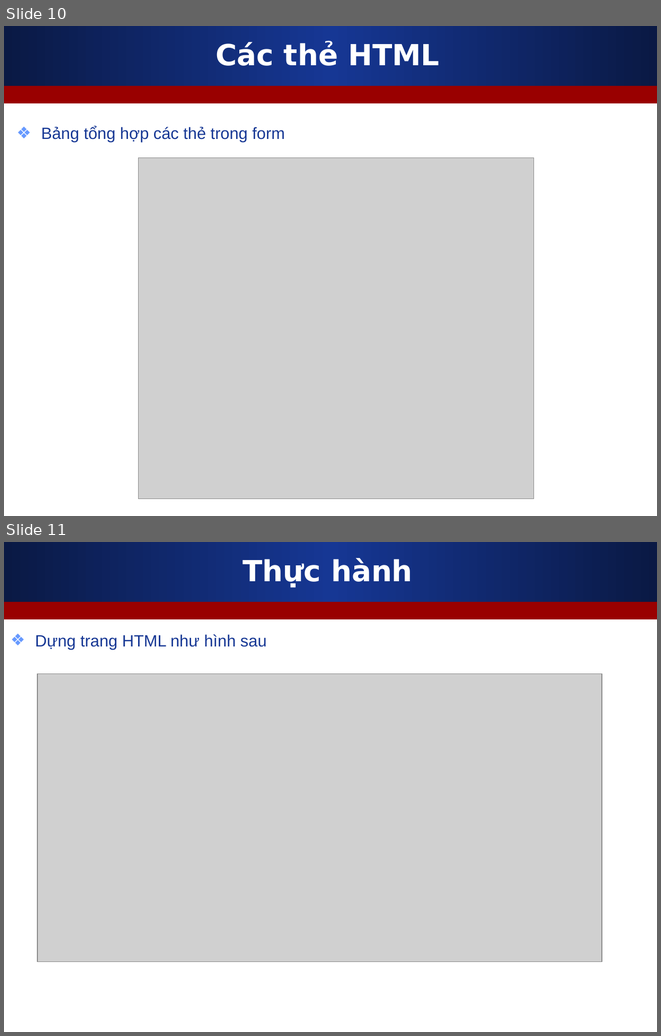
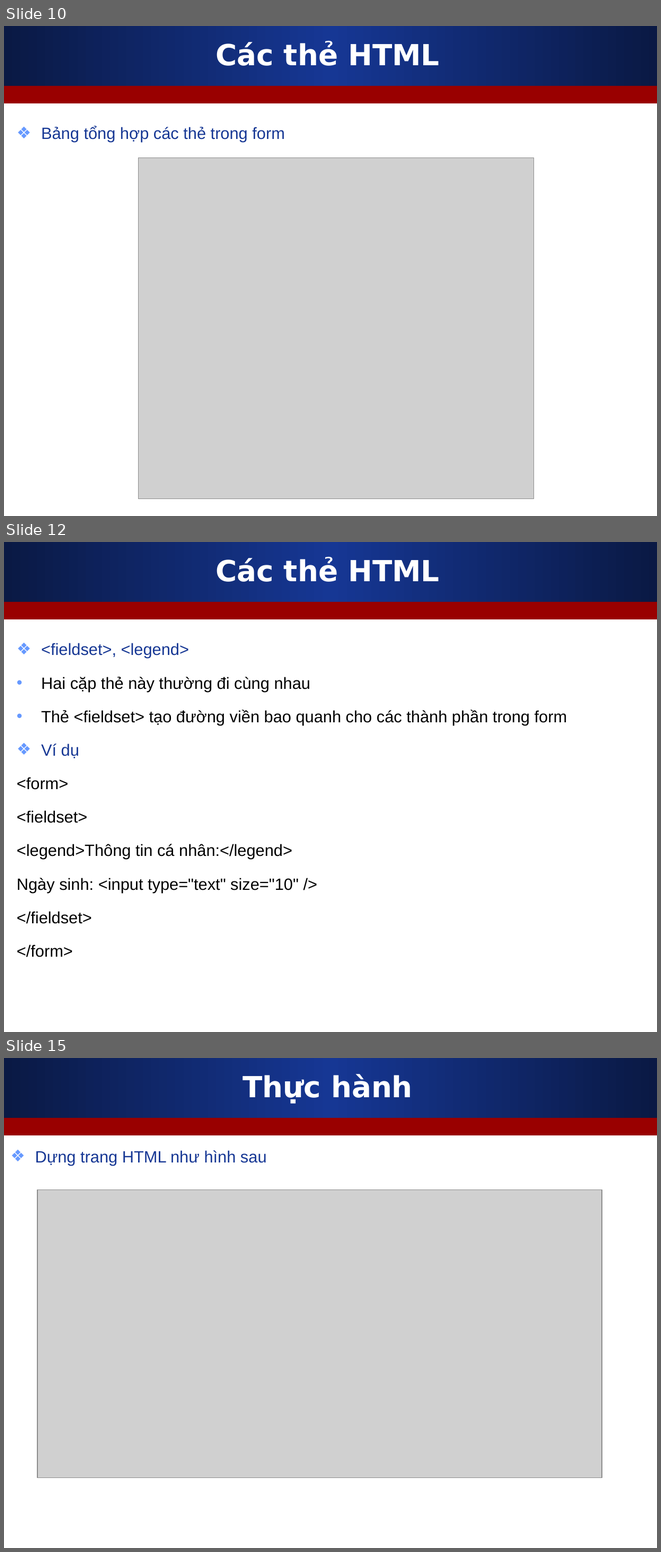
Before and after one commit to nguyenvietmanhit/phpfrontend09, a slide deck: Day01_HTML/Slides/2_HTML_can_ban.ppt. Shown one above the other, each under a label of ours: slides 10 and 11 before the commit, slides 10, 12 and 15 after it; the slides between them are not shown. The pictures are 661x1036 and 661x1552 pixels, drawn with LibreOffice and Linux fonts; fonts in the diff are those of the drawing; grey boxes stand for pictures. Boxes give left, top, right and bottom in pixels: in the first picture for what was removed or moved away, otherwise in the second. Text is boxed around its words. In the diff, an @@ line names an element or a change of style, - is before the commit and + after.

Commit message:
Noi dung ngay hoc dau tien: Gioi thieu khoa hoc va 1 so the HTML can ban

```diff
--- a/Day01_HTML/Slides/2_HTML_can_ban.ppt
+++ b/Day01_HTML/Slides/2_HTML_can_ban.ppt
@@ slide 12 added at (x1=4, y1=542, x2=657, y2=1032), background #FFFFFF; not listed: 2 template elements that a slide beside it also shows @@
@@ title added at (x1=215, y1=557, x2=440, y2=582), 32 pt, text #FFFFFF, bold @@
+Các thẻ HTML
@@ text added at (x1=17, y1=643, x2=567, y2=957), 18 pt, text #000000 @@
+❖ <fieldset>, <legend>
+• Hai cặp thẻ này thường đi cùng nhau
+• Thẻ <fieldset> tạo đường viền bao quanh cho các thành phần trong form
+❖ Ví dụ
+<form>
+<fieldset>
+<legend>Thông tin cá nhân:</legend>
+Ngày sinh: <input type="text" size="10" />
+</fieldset>
+</form>
@@ what was slide 11 is now slide 15 @@
```
Also in this commit, not shown: 1 slide changed, 3 other slides added, 1 other file.
